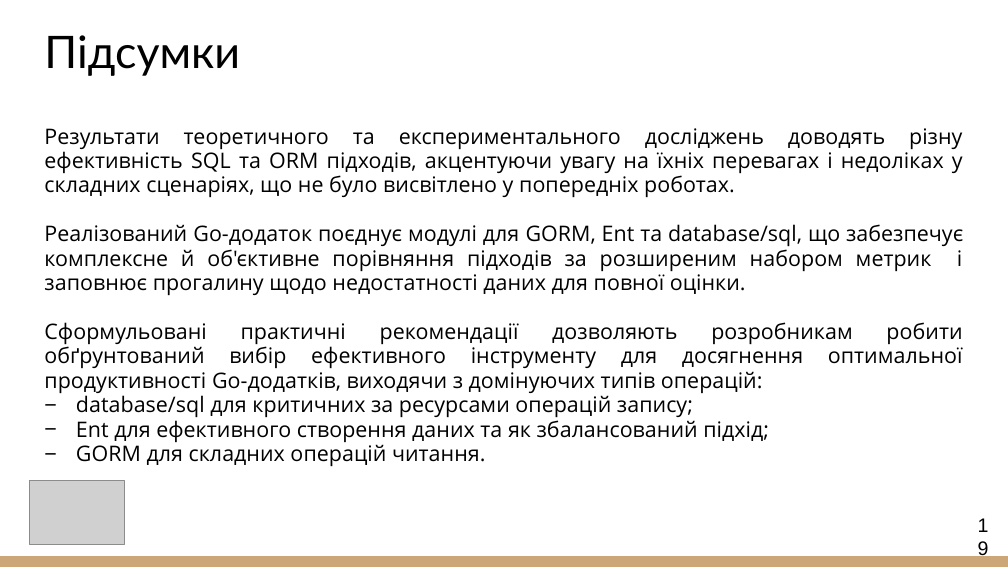
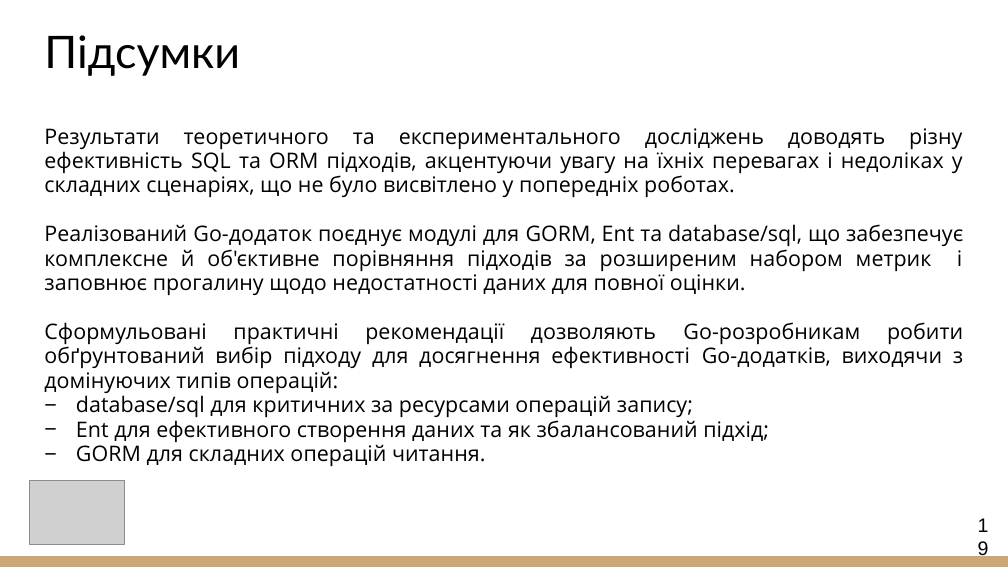
Before and after one commit to yahn1ukov/go-orm-sql-efficiency, a slide deck: slide 19 of 2025_М_ПІ_ІПЗм-23-2_Ягнюков_А_Ю.pptx. Drawn at 1008x567 pixels with LibreOffice and Linux fonts; fonts in the diff are those of the drawing; grey boxes stand for pictures. Boxes give left, top, right and bottom in pixels: in the first picture for what was removed or moved away, otherwise in the second. Text is boxed around its words. In the diff, an @@ line names an element or a change of style, - is before the commit and + after.

```diff
--- a/2025_М_ПІ_ІПЗм-23-2_Ягнюков_А_Ю.pptx
+++ b/2025_М_ПІ_ІПЗм-23-2_Ягнюков_А_Ю.pptx
@@ text at bbox=[44, 322, 963, 393]: text changed @@
-Сформульовані практичні рекомендації дозволяють розробникам робити обґрунтований вибір ефективного інструменту для досягнення оптимальної продуктивності Go-додатків, виходячи з домінуючих типів операцій:
+Сформульовані практичні рекомендації дозволяють Go-розробникам робити обґрунтований вибір підходу для досягнення ефективності Go-додатків, виходячи з домінуючих типів операцій:
```
Also in this commit, not shown: 7 other slides changed.
